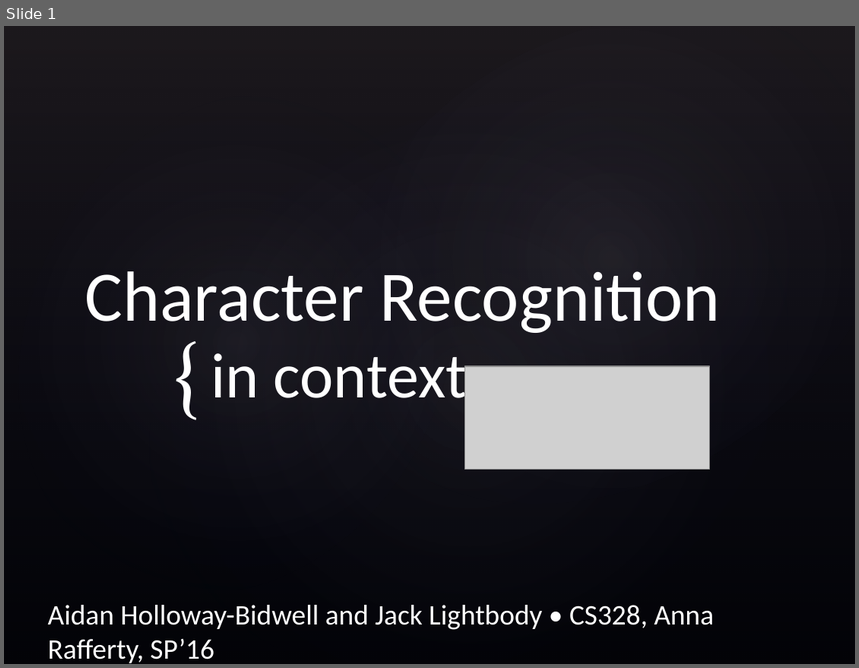
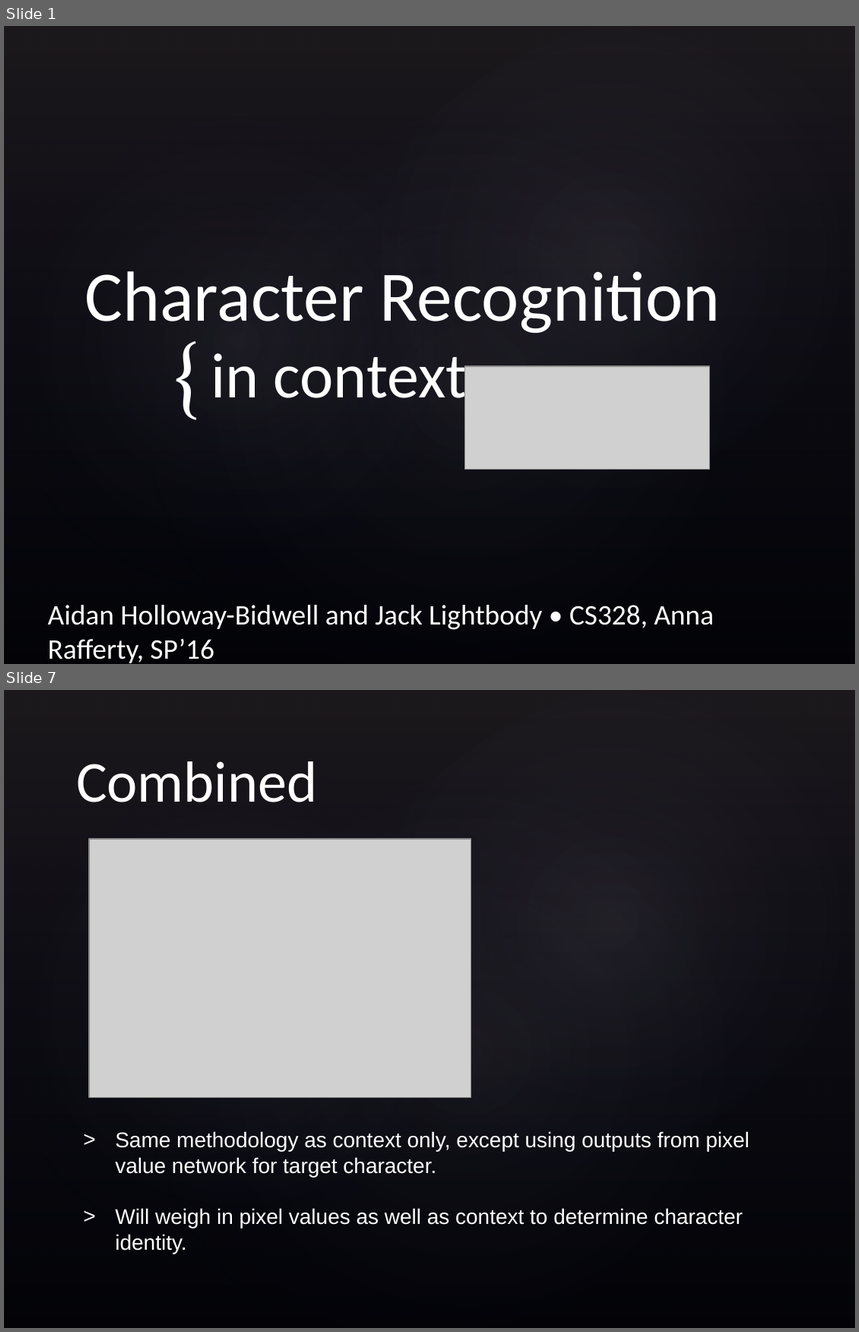
Before and after one commit to jacklightbody/character_recognizer, a slide deck: HollowayBidwellLightbody.pptx. Shown one above the other, each under a label of ours: slide 1 before the commit, slides 1 and 7 after it; the slides between them are not shown. The pictures are 859x668 and 859x1332 pixels, drawn with LibreOffice and Linux fonts; fonts in the diff are those of the drawing; grey boxes stand for pictures; background and template pictures are left out. Boxes give left, top, right and bottom in pixels: in the first picture for what was removed or moved away, otherwise in the second. Text is boxed around its words. In the diff, an @@ line names an element or a change of style, - is before the commit and + after.

```diff
--- a/HollowayBidwellLightbody.pptx
+++ b/HollowayBidwellLightbody.pptx
@@ slide 7 added at box(4, 690, 855, 1328), background picture (left out); not listed: 4 template elements that a slide beside it also shows @@
@@ title added at box(76, 761, 317, 802), 49 pt, text #FFFFFF @@
+Combined
@@ picture added at box(89, 839, 471, 1097) @@
@@ text added at box(115, 1132, 750, 1254), 18 pt, text #FFFFFF @@
+> Same methodology as context only, except using outputs from pixel value network for target character.
+> Will weigh in pixel values as well as context to determine character identity.
```
Also in this commit, not shown: 5 slides changed, 2 other slides added, 2 slides removed, 2 other files.
